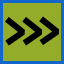
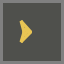
Layers edited between the first and the second (64, 64) image:
pixels changed over (x1=0, y1=0, x2=64, y2=64) (layer not identified)
